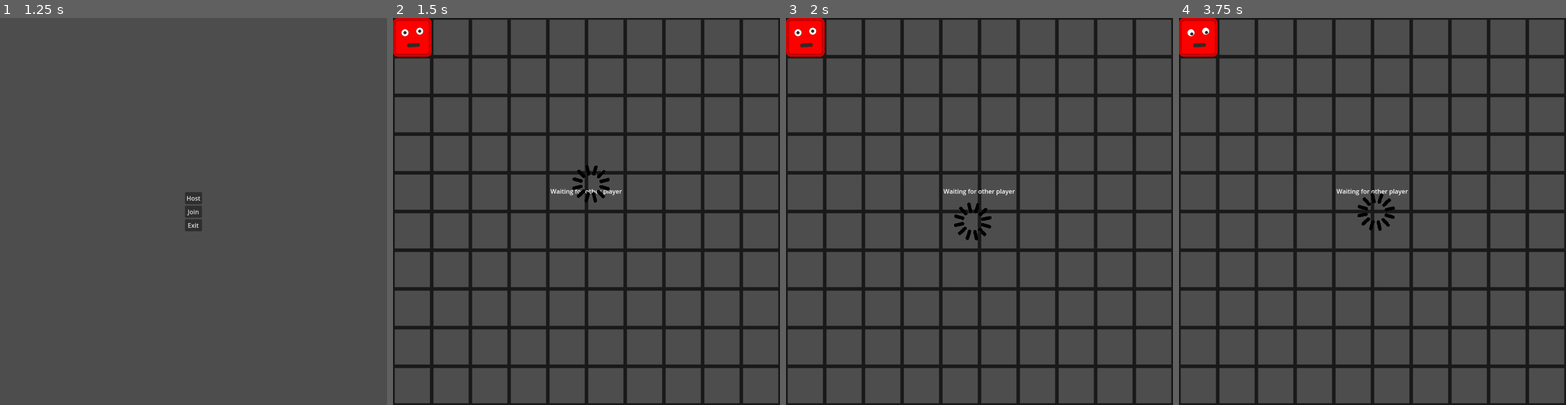
Above: before the commit, frames 1-4 (left to right).
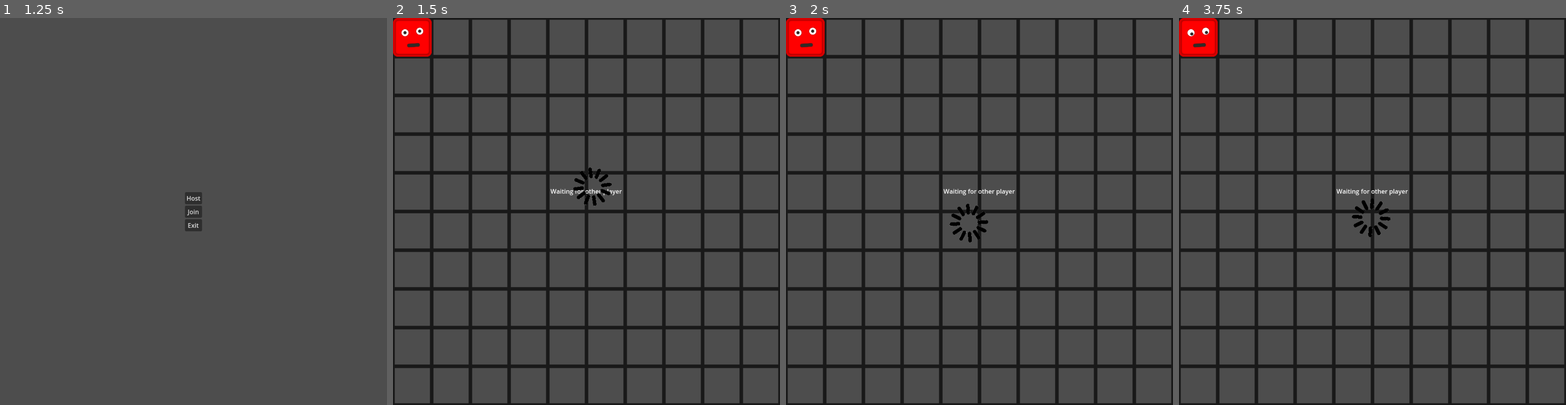
Above: after the commit, the same moments.

Repository: HephaistosForge/BlockyChaos
Game: Godot game, scene res://world/world.tscn
Same seed, same stepped clock (60 frames per second), same inputs: the game is played once before the commit and once after it.
Inputs (mouse positions are in pixels of both pictures, inside the frame that each line leads up to):
- Up to frame 1 (1.25 s): tap Enter at 0.5 s; move the mouse to (278, 192) at 0.52 s; hold D (right) from 0.53 s (still down)
- Up to frame 2 (1.5 s): release D (right) at 1.25 s; click "Host" at 1.25 s
- Up to frame 3 (2 s): no input
- Up to frame 4 (3.75 s): move the mouse to (1295, 230) at 2.02 s; hold S (down) 2.03-2.78 s; move the mouse to (1411, 126) at 2.77 s; hold D (right) 2.78-3.53 s; move the mouse to (1353, 288) at 3.52 s; hold W (up) from 3.53 s (still down)

Frame 1 is identical in both runs. In frame 2, 0.4% of the frame differs, in the area x 46-57%, y 38-49%; in frame 3, 0.4%; in frame 4, 0.5%, in the area x 44-56%, y 45-57%.

Commit message:
Remove warnings and errors

Diff:
--- a/entities/player/player.gd
+++ b/entities/player/player.gd
@@ -51,7 +51,7 @@
 			if can_move:
 				$AudioMove.play()
 				tile = new_tile
-				var is_dead = world.is_tile_deadly(tile)
+				var _is_dead = world.is_tile_deadly(tile)
 
 				var new_position = world.tile_to_world_coord(tile)
 				get_tree().create_tween().tween_property(self, "position", new_position, movement_delay) \
@@ -66,7 +66,7 @@
 					.set_ease(Tween.EASE_IN_OUT).set_trans(Tween.TRANS_CUBIC)
 
 
-				if is_dead:
+				if _is_dead:
 					#if tile in world.traps:
 					#	world.traps[tile].visible = true
 					die()
--- a/world/spinning.gd
+++ b/world/spinning.gd
@@ -1,8 +1,6 @@
 extends TextureRect
 
-@onready var tween = create_tween()
-
-var rotate_by = deg_to_rad(360 / 16)
+var rotate_by = deg_to_rad(360.0 / 16.0)
 
 func _ready():
 	tween_rotate()
@@ -12,6 +10,6 @@
 
 func tween_rotate():
 	#await tween.finished
-	tween = create_tween()
+	var tween = create_tween()
 	tween.tween_property(self, "rotation", rotation + rotate_by, .1)
 	tween.tween_callback(self.tween_rotate)
